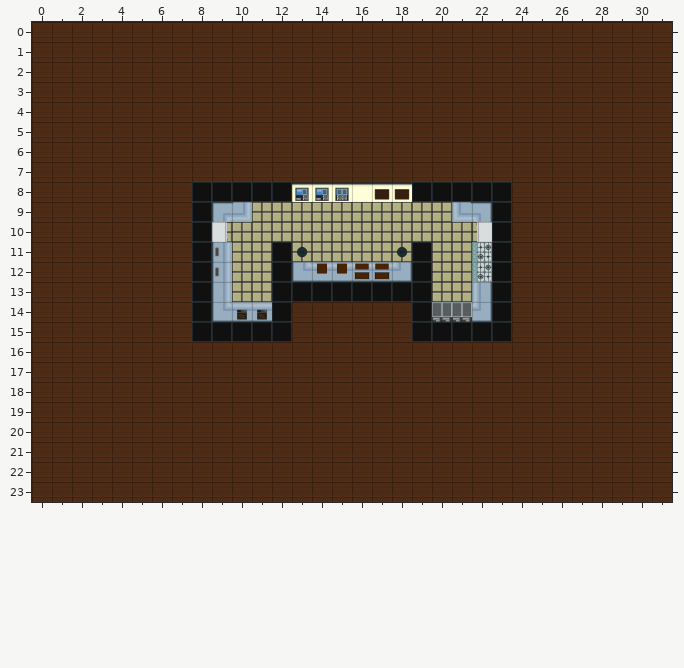
Tiled map -- core/src/main/java/com/hebergames/letmecook/recursos/mapas/Sucursal_5.tmx. The picture above was drawn from the file before the commit.
Cells are 128x128 px. Shown: x 0..31, y 0..23.
New version:
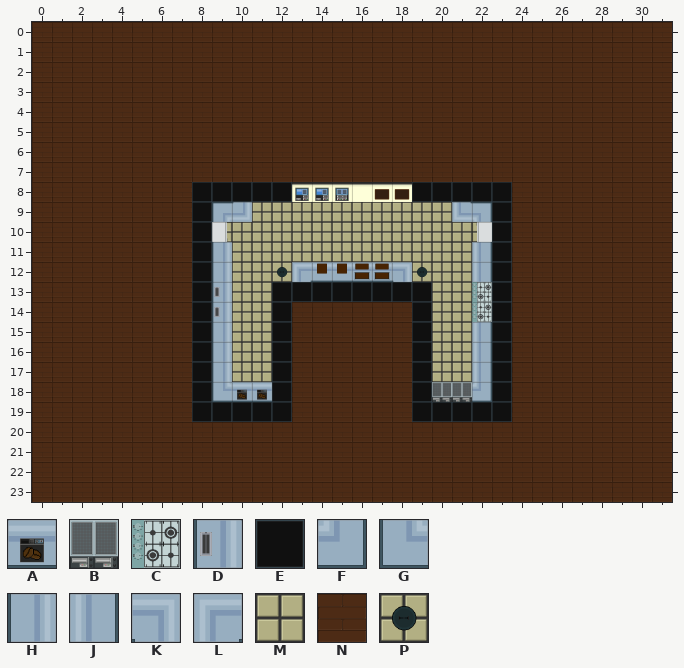
Key: from "Nivel_1": A 0, B 1 turned 90, C 6, D 7 turned 90, E 11, F 12, G 13, H 16, J 20, K 22, L 23, M 25, N 26, P 28.
_ is an empty cell.
Tiles replaced or removed in this view: A, B, C, D, E, F, G, H, J, N, P.
The exact change:
Changed rows in their new state; . is an unchanged cell.
Layer "Capa de patrones 1":
first column x 8:
11 .H..MM....MM..J.
12 .H..PL....KP..J.
13 .D............C.
14 .DMM........MMC.
15 .HMM........MMJ.
16 EHMME......EMMJE
17 EHMME......EMMJE
18 EGAAE......EBBFE
19 EEEEE......EEEEE
